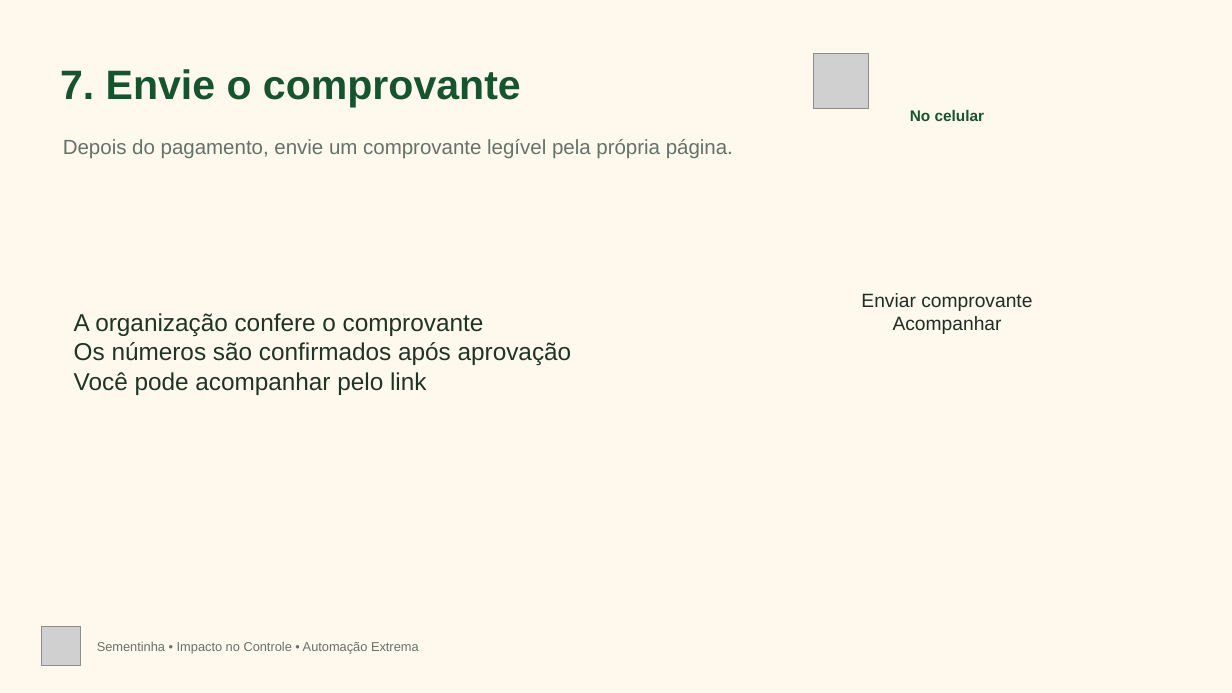
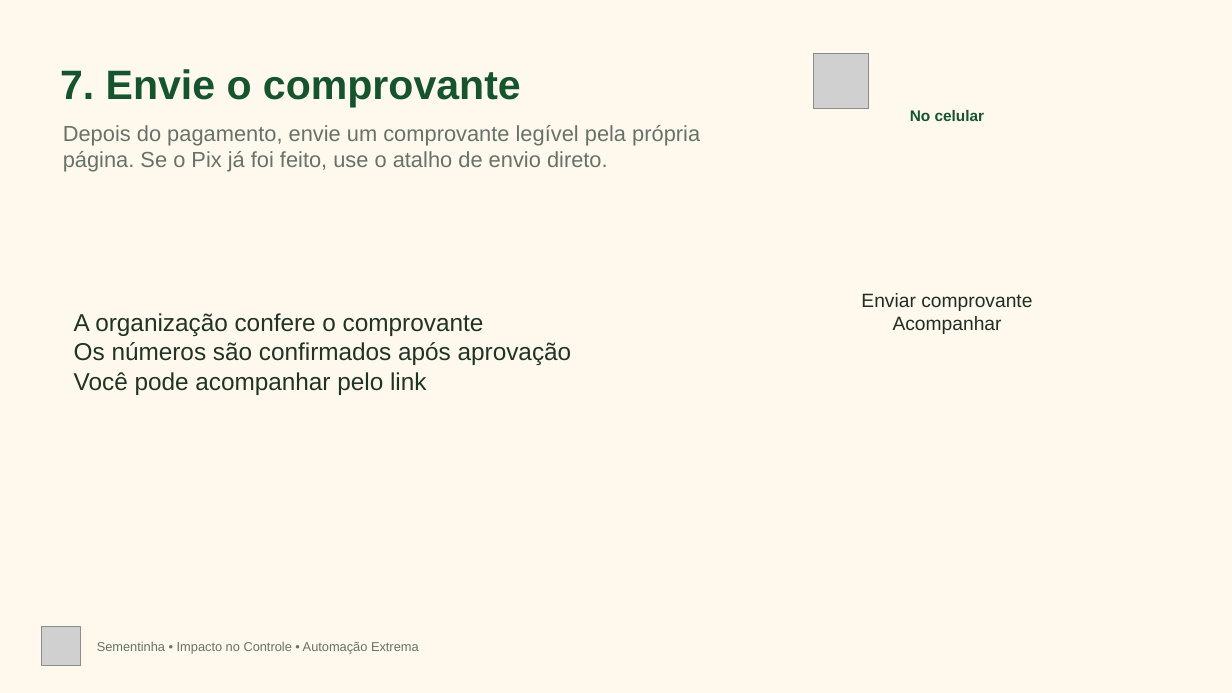
Before and after one commit to automacaoaoextremo-bot/Automacao-Extrema, a slide deck: slide 8 of public/impacto-no-controle/sementinha/tutorial/passo-a-passo-participar-sementinha.pptx. Drawn at 1232x693 pixels with LibreOffice and Linux fonts; fonts in the diff are those of the drawing; grey boxes stand for pictures. Boxes give left, top, right and bottom in pixels: in the first picture for what was removed or moved away, otherwise in the second. Text is boxed around its words. In the diff, an @@ line names an element or a change of style, - is before the commit and + after.

Commit message:
feat(impacto): evolui comprovantes e relatorios da rifa do Sementinha

```diff
--- a/public/impacto-no-controle/sementinha/tutorial/passo-a-passo-participar-sementinha.pptx
+++ b/public/impacto-no-controle/sementinha/tutorial/passo-a-passo-participar-sementinha.pptx
@@ text at (x1=63, y1=125, x2=700, y2=172): text changed; size 16 to 17 pt; text colour #65726A to #677269 @@
-Depois do pagamento, envie um comprovante legível pela própria página.
+Depois do pagamento, envie um comprovante legível pela própria página. Se o Pix já foi feito, use o atalho de envio direto.
```
Also in this commit, not shown: 3 other slides changed, 12 other files.
